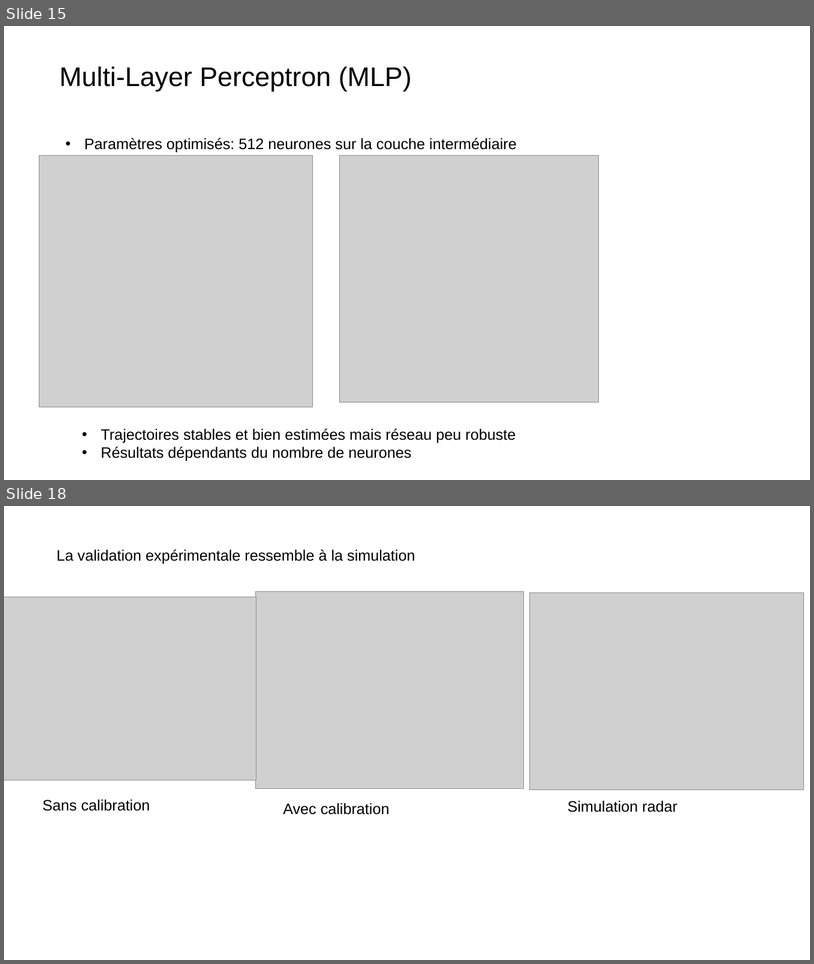
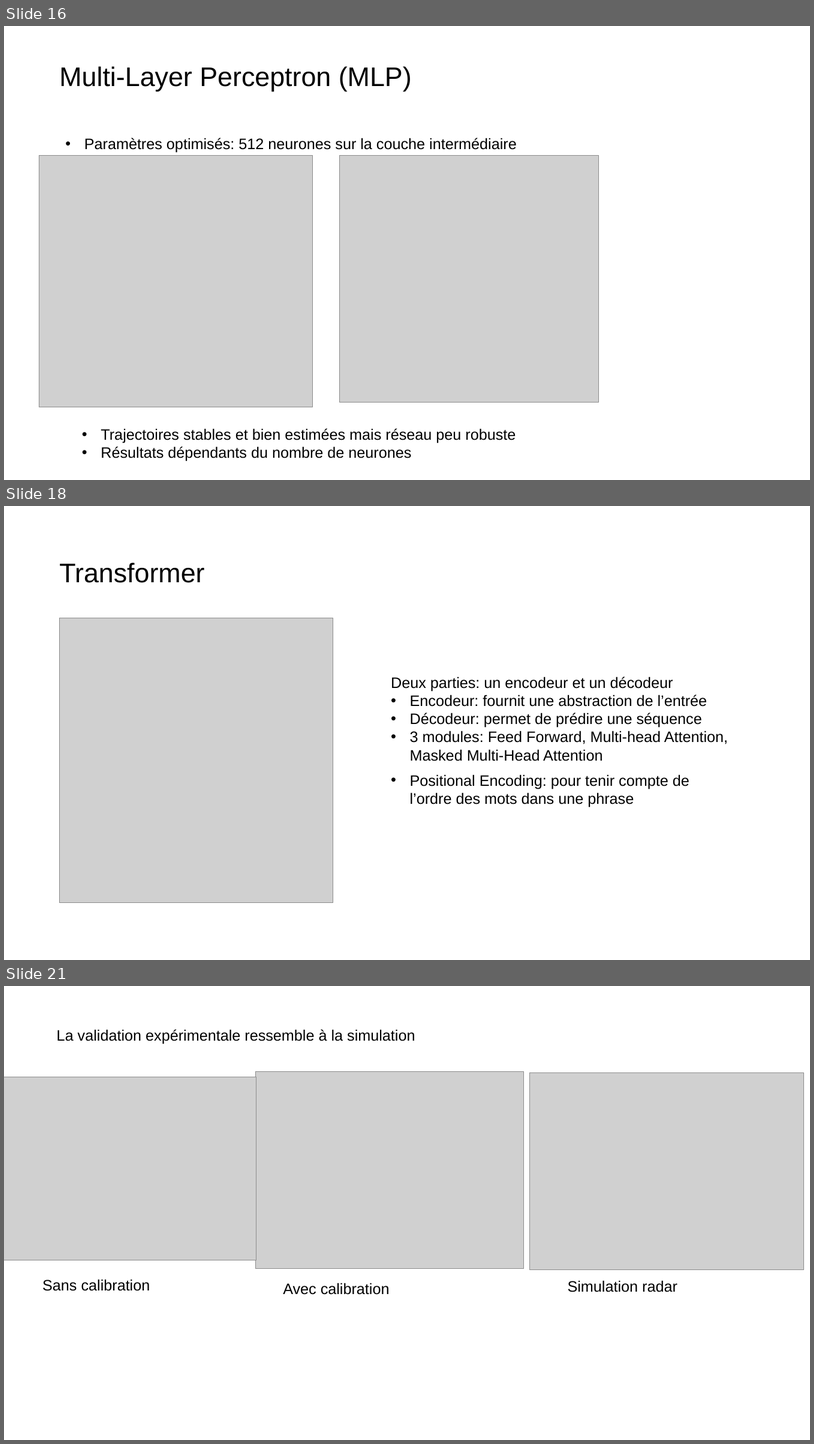
Before and after one commit to grotsartdehe/TFE, a slide deck: Presentation/Slides_TFE.pptx. Shown one above the other, each under a label of ours: slides 15 and 18 before the commit, slides 16, 18 and 21 after it; the slides between them are not shown. The pictures are 814x964 and 814x1444 pixels, drawn with LibreOffice and Linux fonts; fonts in the diff are those of the drawing; grey boxes stand for pictures. Boxes give left, top, right and bottom in pixels: in the first picture for what was removed or moved away, otherwise in the second. Text is boxed around its words. In the diff, an @@ line names an element or a change of style, - is before the commit and + after.

```diff
--- a/Presentation/Slides_TFE.pptx
+++ b/Presentation/Slides_TFE.pptx
@@ slide 18 added at (4, 506, 810, 960), background #FFFFFF @@
@@ title added at (59, 562, 204, 583), 32 pt, text #000000 @@
+Transformer
@@ picture added at (60, 618, 333, 903) @@
@@ text added at (391, 676, 728, 761), 18 pt, text #000000 @@
+Deux parties: un encodeur et un décodeur
+• Encodeur: fournit une abstraction de l’entrée
+• Décodeur: permet de prédire une séquence
+• 3 modules: Feed Forward, Multi-head Attention, Masked Multi-Head Attention
@@ text added at (410, 774, 690, 807), 18 pt, text #000000 @@
+• Positional Encoding: pour tenir compte de l’ordre des mots dans une phrase
@@ what was slide 15 is now slide 16 @@
@@ what was slide 18 is now slide 21 @@
```
Also in this commit, not shown: 3 slides changed, 3 other slides added, 1 slide removed, 4 other files.
